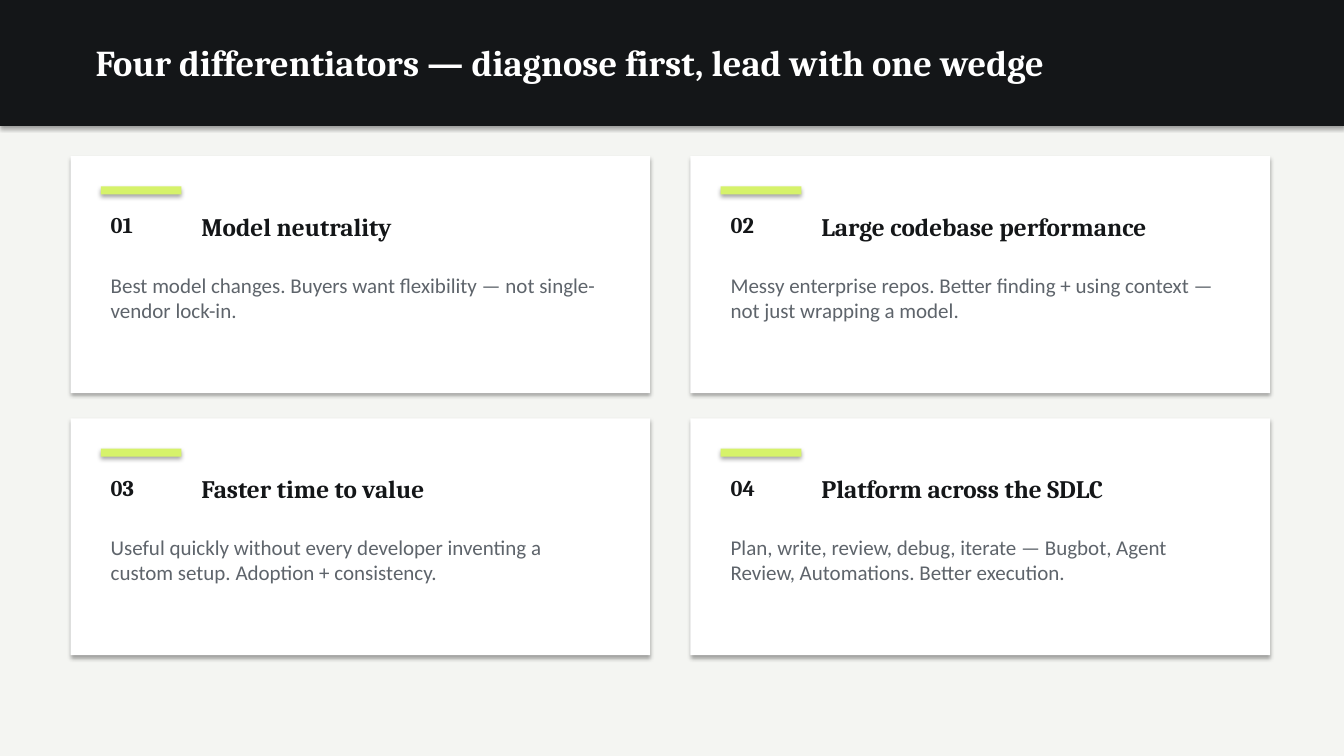
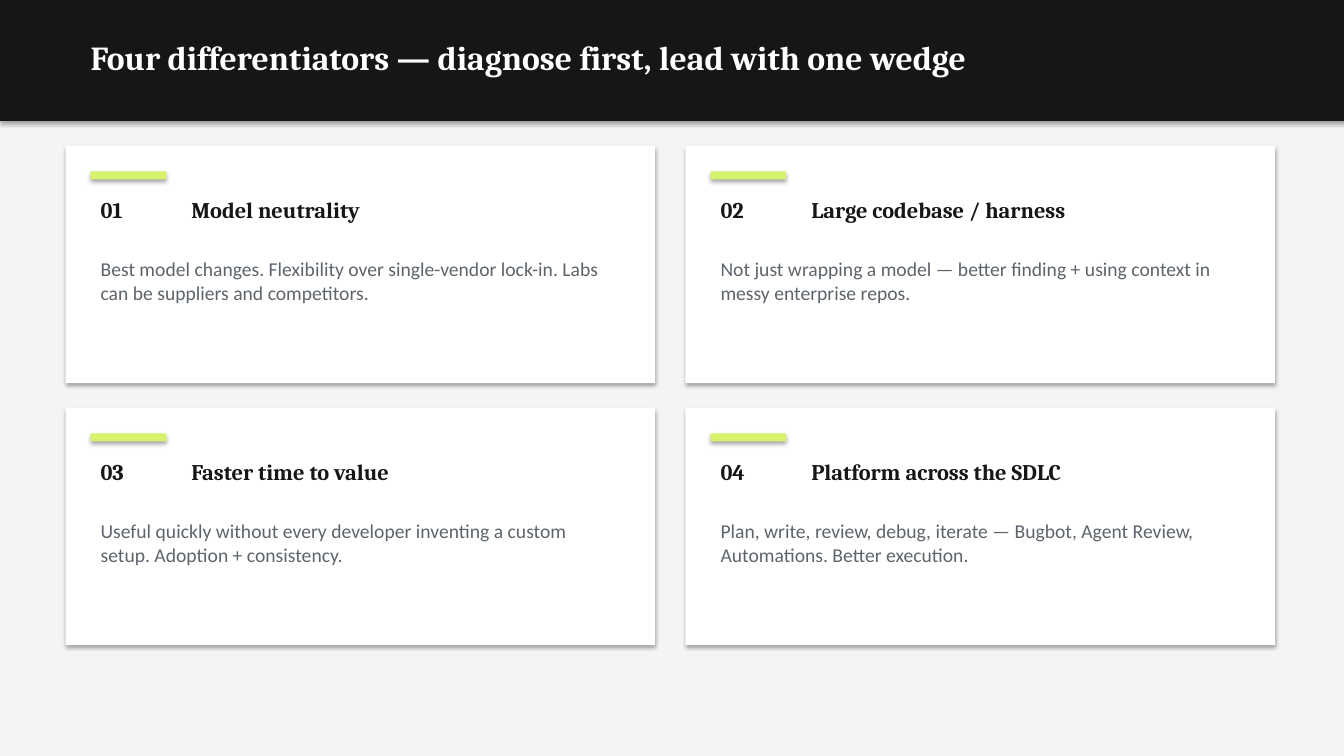
Before and after one commit to dempseli01-stack/lindsey, a slide deck: slide 10 of Lindsey_Presentation.pptx. Drawn at 1344x756 pixels with LibreOffice and Linux fonts; fonts in the diff are those of the drawing. Boxes give left, top, right and bottom in pixels: in the first picture for what was removed or moved away, otherwise in the second. Text is boxed around its words. In the diff, an @@ line names an element or a change of style, - is before the commit and + after.

```diff
--- a/Lindsey_Presentation.pptx
+++ b/Lindsey_Presentation.pptx
@@ rectangle: place and size @@
-rectangle at (0, 0, 1344, 126)
+rectangle at (0, 0, 1344, 121)
@@ text "Four differentiators — diagnose first, ..." at (91, 46, 966, 78): size 26 to 24 pt @@
@@ rectangle: place and size @@
-rectangle at (71, 156, 650, 393)
+rectangle at (66, 146, 655, 383)
@@ rectangle: place and size @@
-rectangle at (691, 156, 1270, 393)
+rectangle at (686, 146, 1275, 383)
@@ rectangle: place and size @@
-rectangle at (101, 187, 181, 195)
+rectangle at (91, 171, 166, 179)
@@ rectangle: place and size @@
-rectangle at (721, 187, 802, 195)
+rectangle at (711, 171, 786, 179)
@@ text "01": place and size @@
-text "01" at (111, 218, 133, 233)
+text "01" at (101, 203, 123, 218)
@@ text "Model neutrality": place and size @@
-text "Model neutrality" at (201, 218, 392, 242)
+text "Model neutrality" at (191, 202, 360, 223)
@@ text "02": place and size @@
-text "02" at (731, 218, 754, 233)
+text "02" at (721, 203, 744, 218)
@@ text at (811, 202, 1065, 223): text changed; size 18 to 16 pt @@
-Large codebase performance
+Large codebase / harness
@@ text at (101, 262, 598, 303): text changed; size 15 to 14 pt @@
-Best model changes. Buyers want flexibility — not single-vendor lock-in.
+Best model changes. Flexibility over single-vendor lock-in. Labs can be suppliers and competitors.
@@ text at (721, 262, 1210, 303): text changed; size 15 to 14 pt @@
-Messy enterprise repos. Better finding + using context — not just wrapping a model.
+Not just wrapping a model — better finding + using context in messy enterprise repos.
@@ rectangle: place and size @@
-rectangle at (71, 418, 650, 655)
+rectangle at (66, 408, 655, 645)
@@ rectangle: place and size @@
-rectangle at (691, 418, 1270, 655)
+rectangle at (686, 408, 1275, 645)
@@ rectangle: place and size @@
-rectangle at (101, 449, 181, 457)
+rectangle at (91, 434, 166, 442)
@@ rectangle: place and size @@
-rectangle at (721, 449, 802, 457)
+rectangle at (711, 434, 786, 442)
@@ text "03": place and size @@
-text "03" at (111, 481, 134, 496)
+text "03" at (101, 465, 124, 480)
@@ text "Faster time to value": place and size @@
-text "Faster time to value" at (201, 480, 424, 499)
+text "Faster time to value" at (191, 464, 389, 480)
@@ text "04": place and size @@
-text "04" at (731, 480, 755, 496)
+text "04" at (721, 464, 745, 480)
@@ size 18 to 16 pt in 3 elements at (191, 202, 360, 223), (191, 464, 389, 480), (811, 464, 1061, 481) @@
@@ text "Platform across the SDLC": place and size @@
-text "Platform across the SDLC" at (821, 480, 1103, 499)
+text "Platform across the SDLC" at (811, 464, 1061, 481)
@@ text "Useful quickly without every developer ...": place and size @@
-text "Useful quickly without every developer ..." at (111, 540, 541, 584)
+text "Useful quickly without every developer ..." at (101, 524, 566, 565)
@@ text "Useful quickly without every developer ..." at (101, 524, 566, 565): size 15 to 14 pt @@
@@ text "Plan, write, review, debug, iterate ..." at (721, 524, 1193, 562): size 15 to 14 pt @@
@@ text "Plan, write, review, debug, iterate ...": place and size @@
-text "Plan, write, review, debug, iterate ..." at (731, 540, 1166, 583)
+text "Plan, write, review, debug, iterate ..." at (721, 524, 1193, 562)
```
Also in this commit, not shown: 20 other slides changed, 3 other files.
